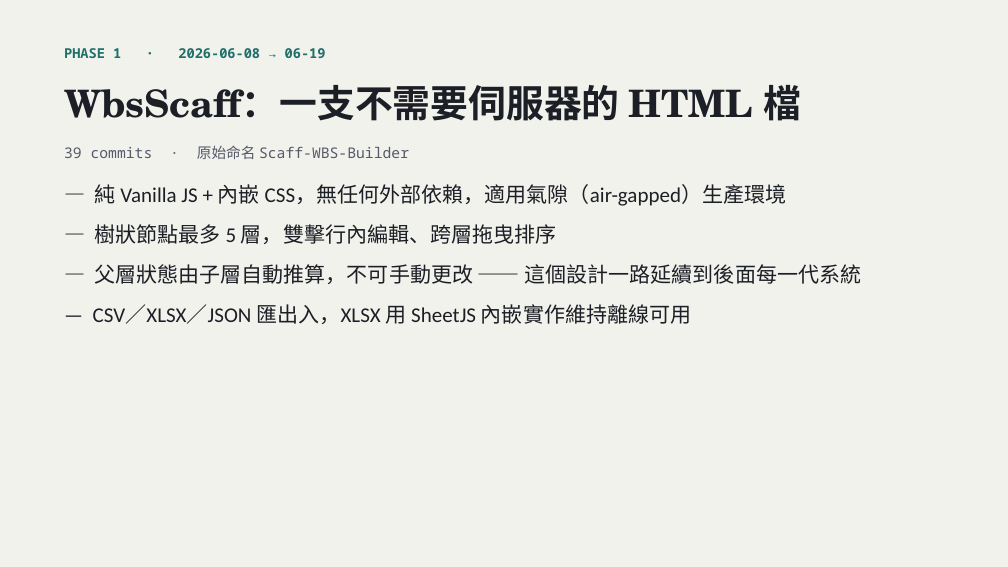
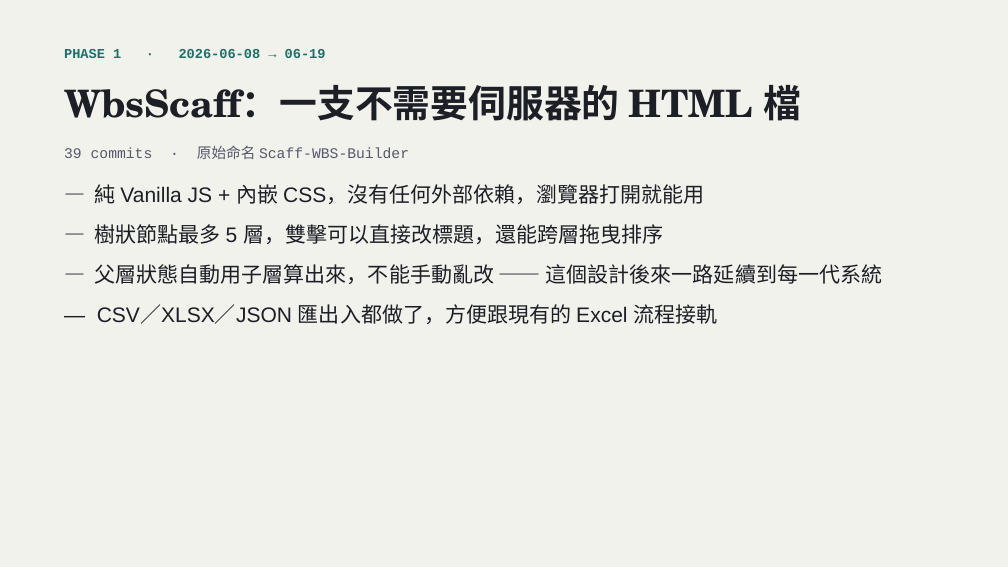
Before and after one commit to LinGaOscar/Spring-MissionBoard, a slide deck: slide 4 of docs/從HTML到SaaS_AI開發技巧回顧.pptx (slide 3 before the commit). Drawn at 1008x567 pixels with LibreOffice and Linux fonts; fonts in the diff are those of the drawing. Boxes give left, top, right and bottom in pixels: in the first picture for what was removed or moved away, otherwise in the second. Text is boxed around its words. In the diff, an @@ line names an element or a change of style, - is before the commit and + after.

Commit message:
fix: 簡報字型改用跨平台通用字型，避免手機版顯示跑版
Avenir Next／Menlo 僅 Mac 內建，手機 App 上被替換字型後文字方塊溢出、跟其他元素重疊。改用 Georgia／Arial／Courier New，並讓所有文字框內容過長時自動縮小字級而非溢出。

```diff
--- a/docs/從HTML到SaaS_AI開發技巧回顧.pptx
+++ b/docs/從HTML到SaaS_AI開發技巧回顧.pptx
@@ text "PHASE 1 · 2026-06-08 → ..." at [64,49,326,58]: font Noto Sans Mono to Courier New @@
@@ text "39 commits · 原始命名 Scaff-WBS-Builder" at [64,145,409,159]: font Noto Sans Mono to Courier New @@
@@ text at [95,184,883,324]: text changed; font Calibri to Arial @@
-— 純 Vanilla JS + 內嵌 CSS，無任何外部依賴，適用氣隙（air-gapped）生產環境
-— 樹狀節點最多 5 層，雙擊行內編輯、跨層拖曳排序
-— 父層狀態由子層自動推算，不可手動更改 —— 這個設計一路延續到後面每一代系統
-— CSV／XLSX／JSON 匯出入，XLSX 用 SheetJS 內嵌實作維持離線可用
+— 純 Vanilla JS + 內嵌 CSS，沒有任何外部依賴，瀏覽器打開就能用
+— 樹狀節點最多 5 層，雙擊可以直接改標題，還能跨層拖曳排序
+— 父層狀態自動用子層算出來，不能手動亂改 —— 這個設計後來一路延續到每一代系統
+— CSV／XLSX／JSON 匯出入都做了，方便跟現有的 Excel 流程接軌
```
Also in this commit, not shown: 17 other slides changed, 10 slides added.
